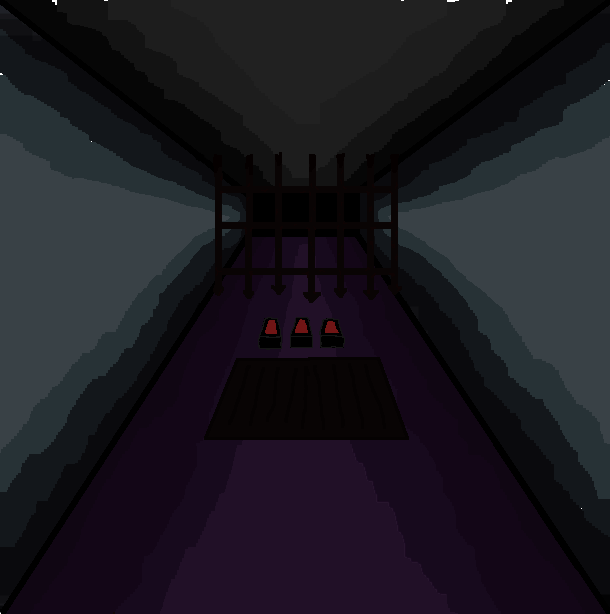
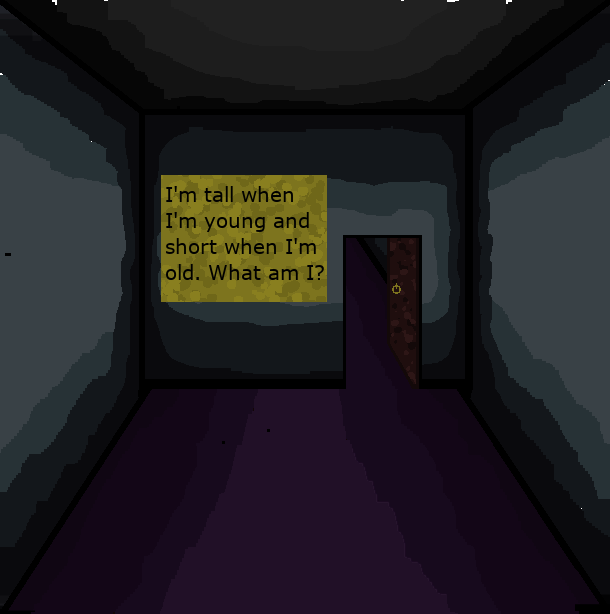
Before/after of a (610, 614) layered artwork. What changed in the layer stack:
added layer "I'm tall when I'm young and sh..." above "riddle" over [left=166, top=186, right=324, bottom=280]
added layer "riddle" above "door #1" over [left=161, top=175, right=327, bottom=302]
added layer "back wall" above "door 2" over [left=5, top=100, right=513, bottom=444]
added layer "door 2" above "closer background" over [left=343, top=228, right=419, bottom=389]
added layer "closer background" above "background" over [left=0, top=106, right=610, bottom=614]
moved "background" above "plates" over [left=0, top=9, right=610, bottom=614]
hid "door" over [left=213, top=152, right=402, bottom=303]
hid "levers" over [left=258, top=317, right=345, bottom=350]
hid "trapdoor" over [left=204, top=357, right=409, bottom=440]
painted on "roof" over [left=171, top=9, right=455, bottom=117]